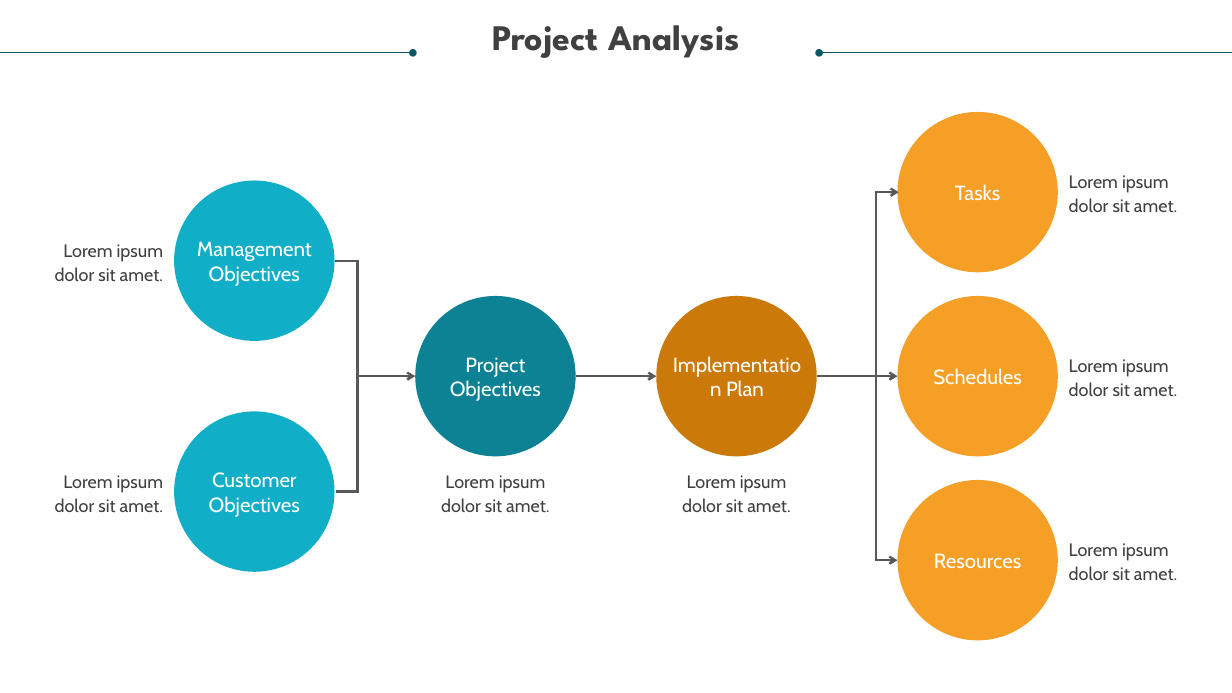
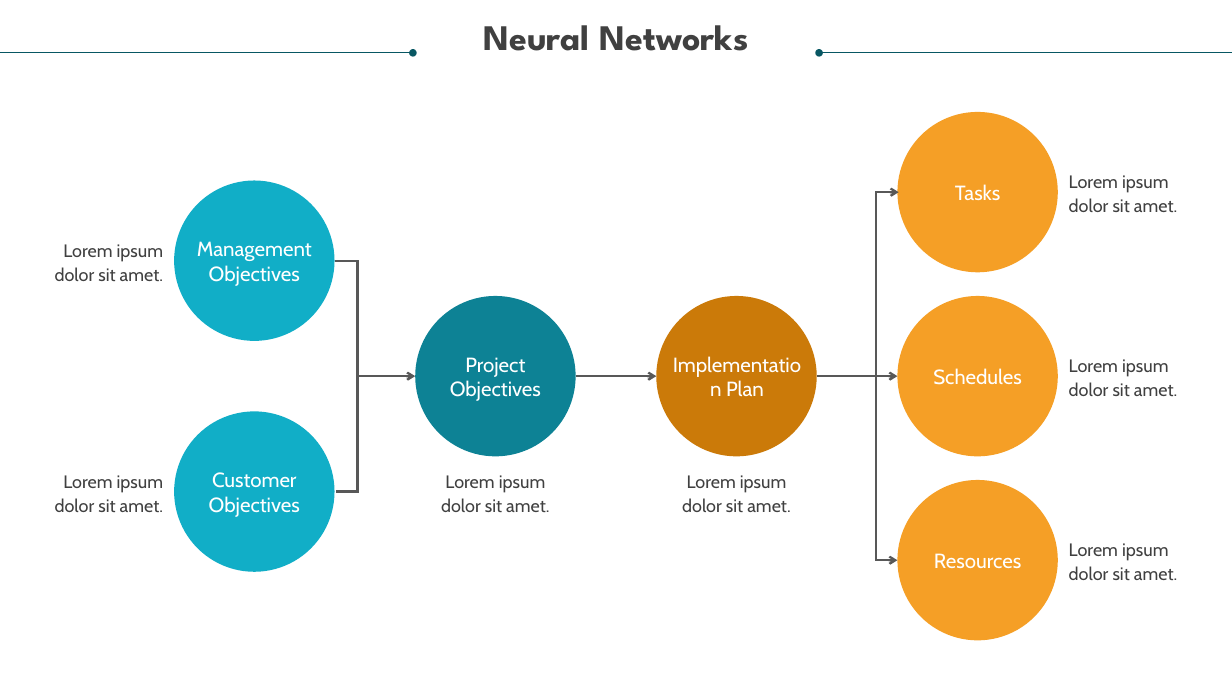
Before and after one commit to Christoper-Harvey/2nd-Capstone, a slide deck: slide 4 of Machine Learning.pptx. Drawn at 1232x693 pixels with LibreOffice and Linux fonts; fonts in the diff are those of the drawing. Boxes give left, top, right and bottom in pixels: in the first picture for what was removed or moved away, otherwise in the second. Text is boxed around its words. In the diff, an @@ line names an element or a change of style, - is before the commit and + after.

```diff
--- a/Machine Learning.pptx
+++ b/Machine Learning.pptx
@@ text at (x1=483, y1=25, x2=748, y2=51): text changed @@
-Project Analysis
+Neural Networks
```
Also in this commit, not shown: 2 other slides changed, 1 slide added, 1 slide removed, 2 other files.
